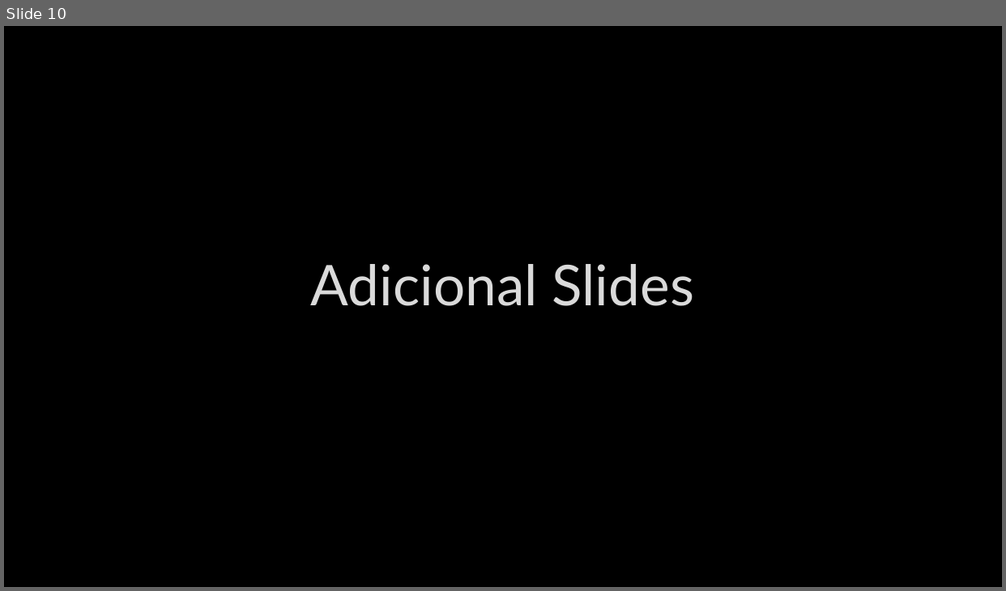
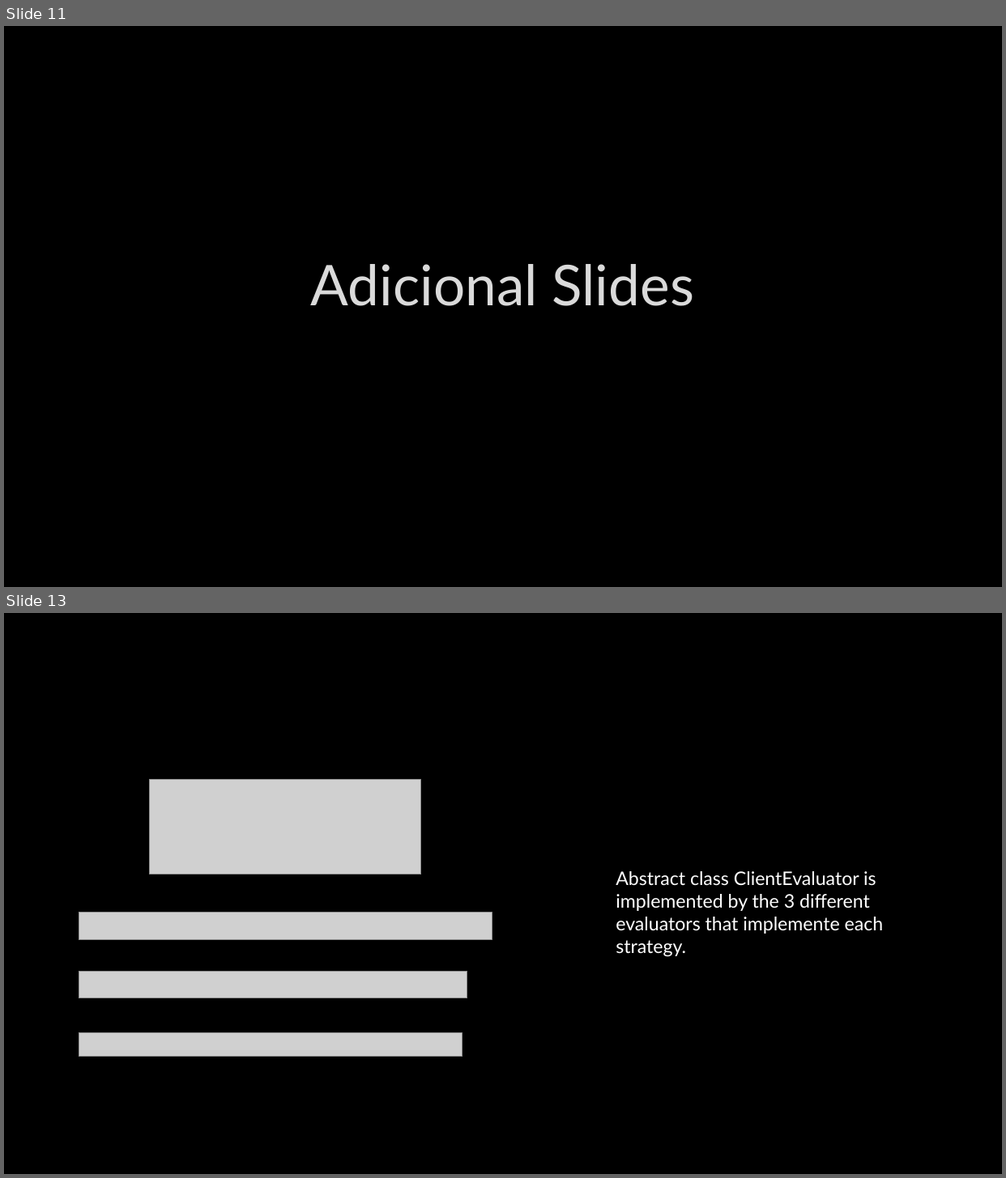
Before and after one commit to joao0903/ASMA, a slide deck: docs/Uber Eats.pptx. Shown one above the other, each under a label of ours: slide 10 before the commit, slides 11 and 13 after it; the slides between them are not shown. The pictures are 1006x591 and 1006x1178 pixels, drawn with LibreOffice and Linux fonts; fonts in the diff are those of the drawing; grey boxes stand for pictures; background and template pictures are left out. Boxes give left, top, right and bottom in pixels: in the first picture for what was removed or moved away, otherwise in the second. Text is boxed around its words. In the diff, an @@ line names an element or a change of style, - is before the commit and + after.

```diff
--- a/docs/Uber Eats.pptx
+++ b/docs/Uber Eats.pptx
@@ slide 13 added at bbox=[4, 613, 1002, 1174], background picture (left out) @@
@@ picture added at bbox=[150, 780, 422, 875] @@
@@ text added at bbox=[616, 871, 884, 957], 18 pt, text #FFFFFF @@
+Abstract class ClientEvaluator is implemented by the 3 different evaluators that implemente each strategy.
@@ picture added at bbox=[79, 913, 492, 939] @@
@@ picture added at bbox=[79, 972, 467, 999] @@
@@ picture added at bbox=[79, 1033, 463, 1057] @@
@@ what was slide 10 is now slide 11 @@
```
Also in this commit, not shown: 5 slides changed, 8 other slides added, 3 slides removed, 4 other files.
